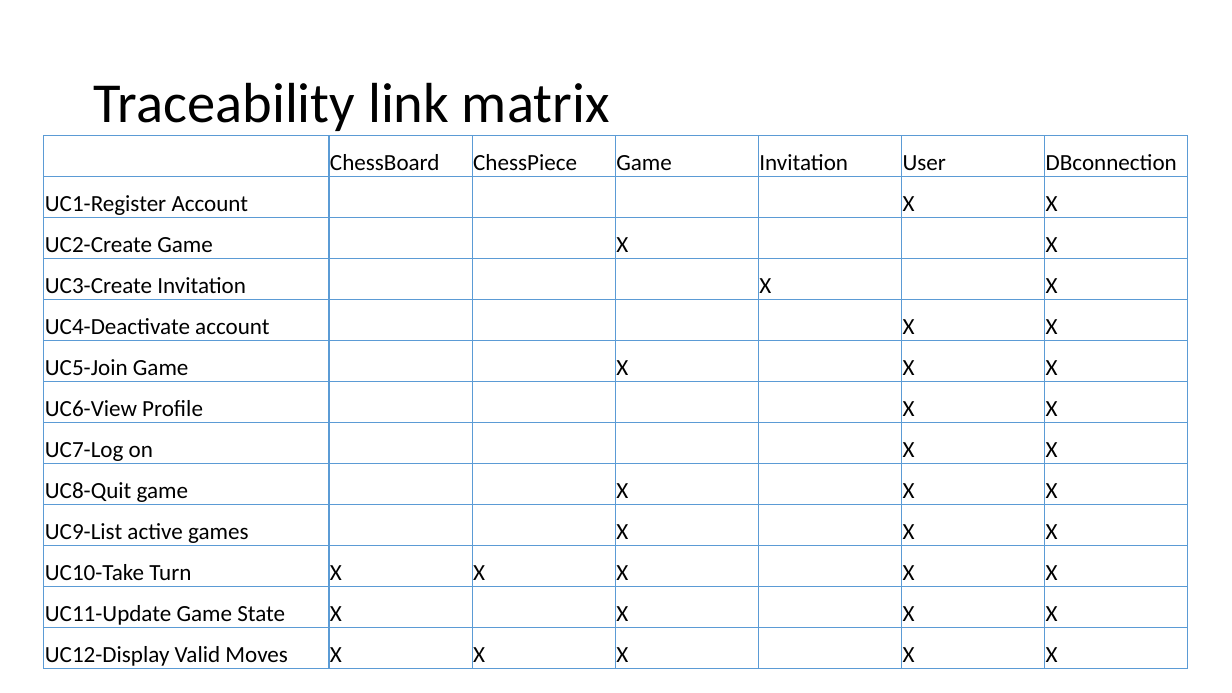
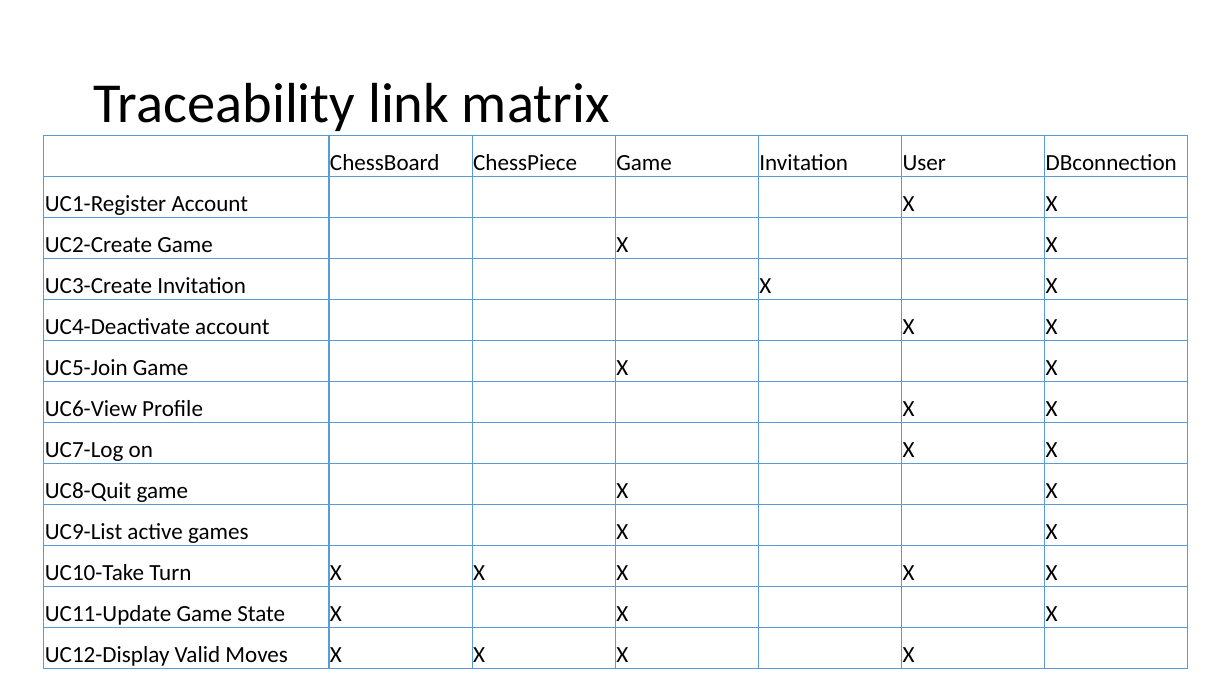
Before and after one commit to Chris-Schaffer/cs414-f18-001-stringCheese, a slide deck: slide 9 of Documents P3/CS 414 Rollerball Project 03.pptx. Drawn at 1232x693 pixels with LibreOffice and Linux fonts; fonts in the diff are those of the drawing. Boxes give left, top, right and bottom in pixels: in the first picture for what was removed or moved away, otherwise in the second. Text is boxed around its words. In the diff, an @@ line names an element or a change of style, - is before the commit and + after.

```diff
--- a/Documents P3/CS 414 Rollerball Project 03.pptx
+++ b/Documents P3/CS 414 Rollerball Project 03.pptx
@@ table at (44, 136, 1189, 670) @@
-row 6, column 6: X
+row 6, column 6: 
-row 9, column 6: X
+row 9, column 6: 
-row 10, column 6: X
+row 10, column 6: 
-row 12, column 6: X
+row 12, column 6: 
-row 13, column 7: X
+row 13, column 7: 
```
